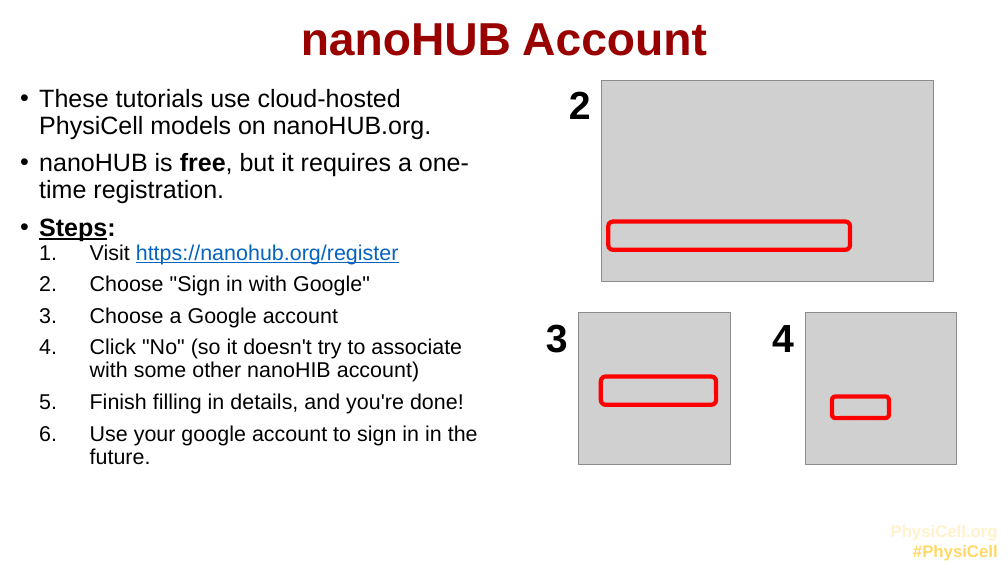
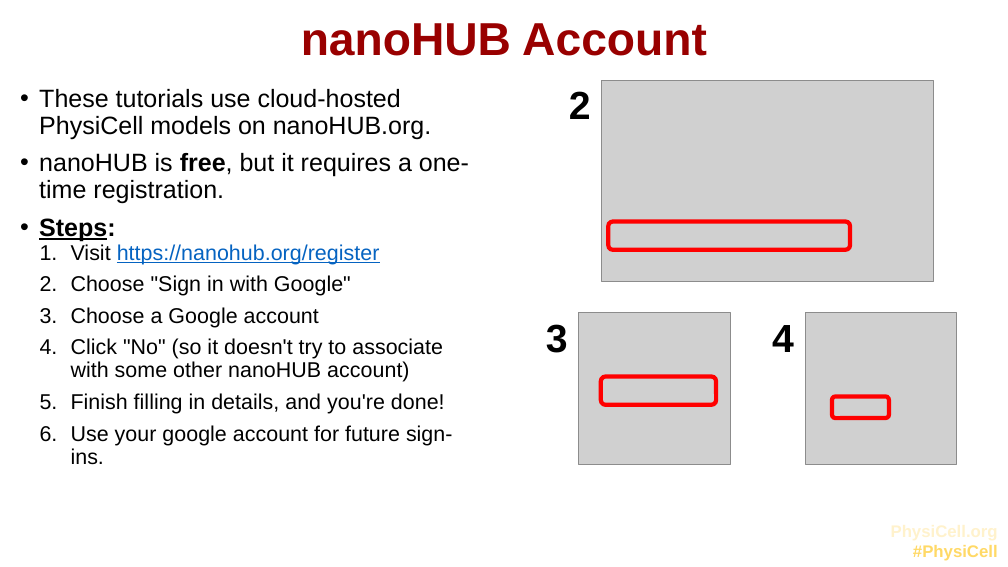
Before and after one commit to physicell-training/00-What-you-need, a slide deck: slide 6 of 00-What-you-need.pptx. Drawn at 1008x567 pixels with LibreOffice and Linux fonts; fonts in the diff are those of the drawing; grey boxes stand for pictures; background and template pictures are left out. Boxes give left, top, right and bottom in pixels: in the first picture for what was removed or moved away, otherwise in the second. Text is boxed around its words. In the diff, an @@ line names an element or a change of style, - is before the commit and + after.

```diff
--- a/00-What-you-need.pptx
+++ b/00-What-you-need.pptx
@@ text at (71, 244, 445, 414): indent changed @@
@@ text at (71, 338, 443, 382): text changed @@
-  4. Click "No" (so it doesn't try to associate with some other nanoHIB account)
+  4. Click "No" (so it doesn't try to associate with some other nanoHUB account)
@@ text at (71, 425, 453, 465): text changed @@
-  6. Use your google account to sign in in the future.
+  6. Use your google account for future sign-ins.
```
Also in this commit, not shown: 1 other slide changed.
